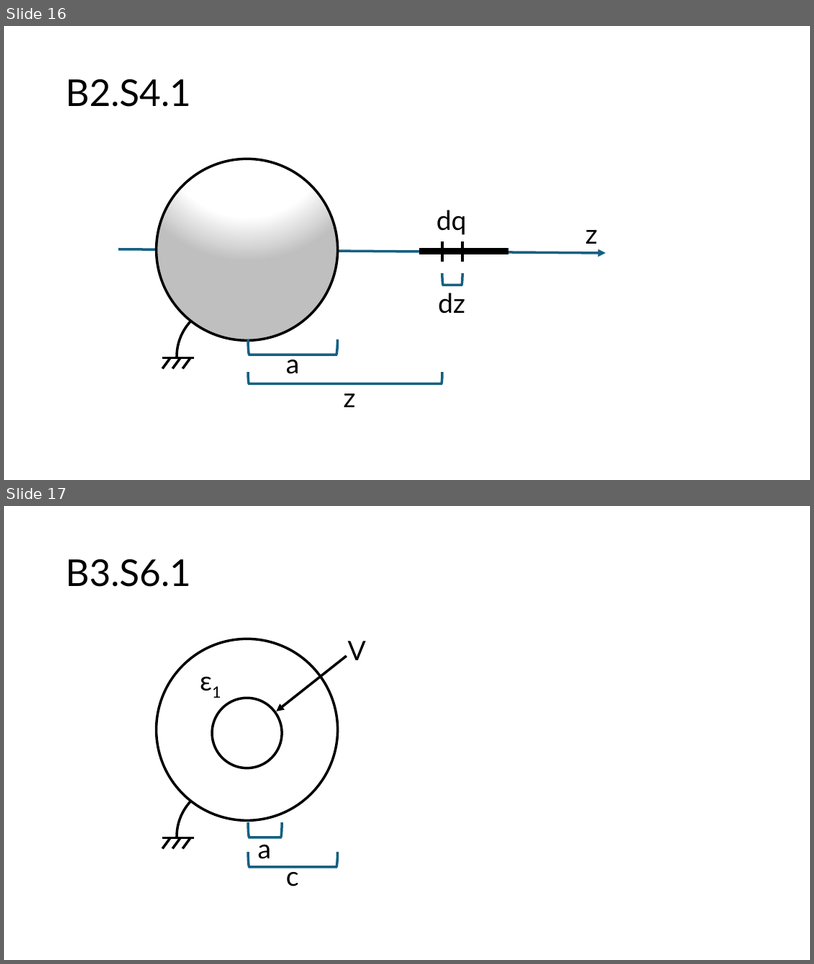
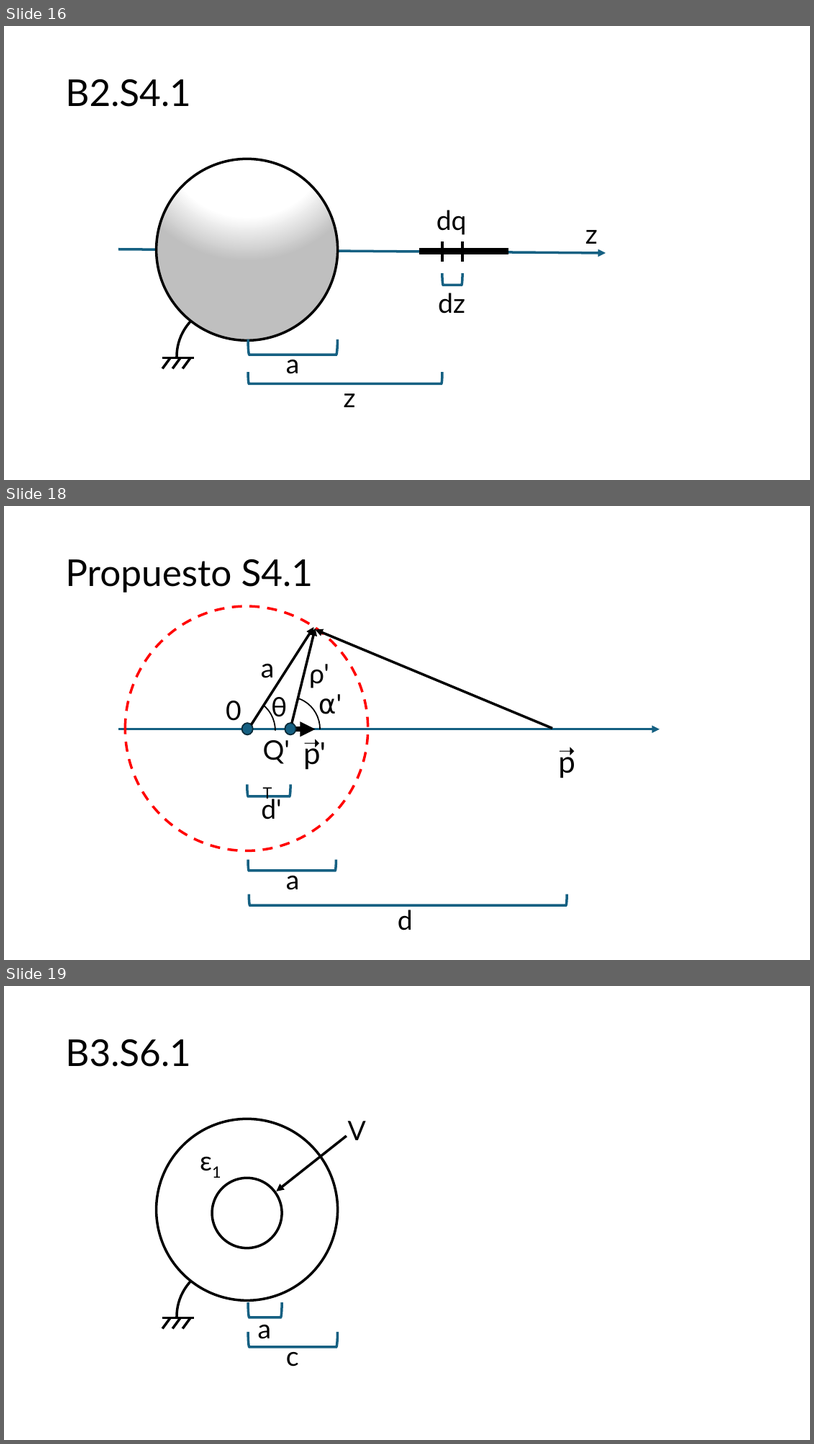
Before and after one commit to GuillermoRegodon/jupyter-em1fisuco-problemas, a slide deck: images/Images.pptx. Shown one above the other, each under a label of ours: slides 16 and 17 before the commit, slides 16, 18 and 19 after it; the slides between them are not shown. The pictures are 814x964 and 814x1444 pixels, drawn with LibreOffice and Linux fonts; fonts in the diff are those of the drawing. Boxes give left, top, right and bottom in pixels: in the first picture for what was removed or moved away, otherwise in the second. Text is boxed around its words. In the diff, an @@ line names an element or a change of style, - is before the commit and + after.

Commit message:
Added Propuesto_B2_S4_1

```diff
--- a/images/Images.pptx
+++ b/images/Images.pptx
@@ slide 18 added at [4, 506, 810, 960], background #FFFFFF @@
@@ title added at [65, 559, 313, 592], 44 pt, text #000000 @@
+Propuesto S4.1
@@ ellipse added at [125, 606, 368, 851], outline #FF0000 3 pt dashed @@
@@ arrow added from (252, 724) to (314, 627), #000000 3 pt @@
@@ arrow added from (292, 723) to (316, 628), #000000 3 pt @@
@@ arrow added from (553, 728) to (316, 629), #000000 3 pt @@
@@ text added at [261, 663, 275, 678], 32 pt, text #000000 @@
+a
@@ text added at [309, 664, 329, 688], 32 pt, text #000000 @@
+ρ'
@@ arc (boxed as its full ellipse) added at [213, 698, 275, 763], outline #000000 1.5 pt @@
@@ arc (boxed as its full ellipse) added at [257, 697, 320, 762], outline #000000 1.5 pt @@
@@ text added at [271, 693, 287, 722], 32 pt, text #000000 @@
+θ
@@ text added at [313, 685, 356, 723], 32 pt, text #000000 @@
+⍺'
@@ text added at [226, 700, 242, 721], 32 pt, text #000000 @@
+0
@@ arrow added from (118, 729) to (660, 729), #156082 3 pt @@
@@ ellipse added at [242, 723, 253, 734], fill #156082, outline #092A39 1.5 pt @@
@@ text added at [263, 740, 290, 802], 32 pt, text #000000 @@
+Q'T
@@ ellipse added at [286, 723, 296, 734], fill #156082, outline #092A39 1.5 pt @@
@@ arrow added from (289, 729) to (316, 729), #000000 6 pt @@
@@ text added at [298, 727, 331, 757], 24 pt, text #000000 @@
+➝
@@ text added at [304, 739, 326, 770], 36 pt, text #000000 @@
+p'
@@ text added at [553, 735, 585, 765], 24 pt, text #000000 @@
+➝
@@ text added at [558, 746, 576, 778], 36 pt, text #000000 @@
+p
@@ left bracket added at [247, 785, 291, 796], outline #156082 3 pt @@
@@ text added at [261, 795, 282, 819], 32 pt, text #000000 @@
+d'
@@ left bracket added at [248, 860, 336, 870], outline #156082 3 pt @@
@@ text added at [286, 869, 300, 890], 32 pt, text #000000 @@
+a
@@ left bracket added at [249, 894, 567, 905], outline #156082 3 pt @@
@@ text added at [398, 909, 413, 930], 32 pt, text #000000 @@
+d
@@ what was slide 17 is now slide 19 @@
```
Also in this commit, not shown: 1 other slide added, 48 other files.
